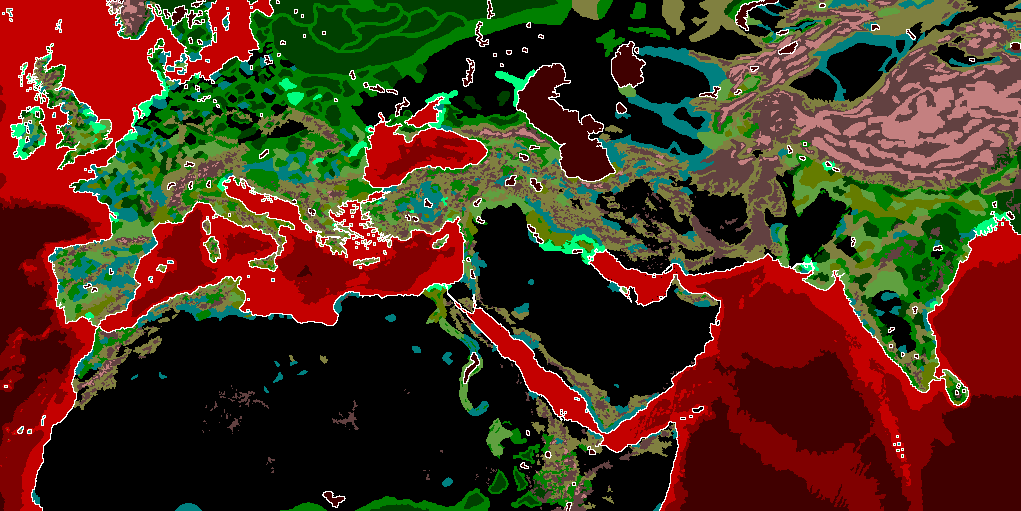
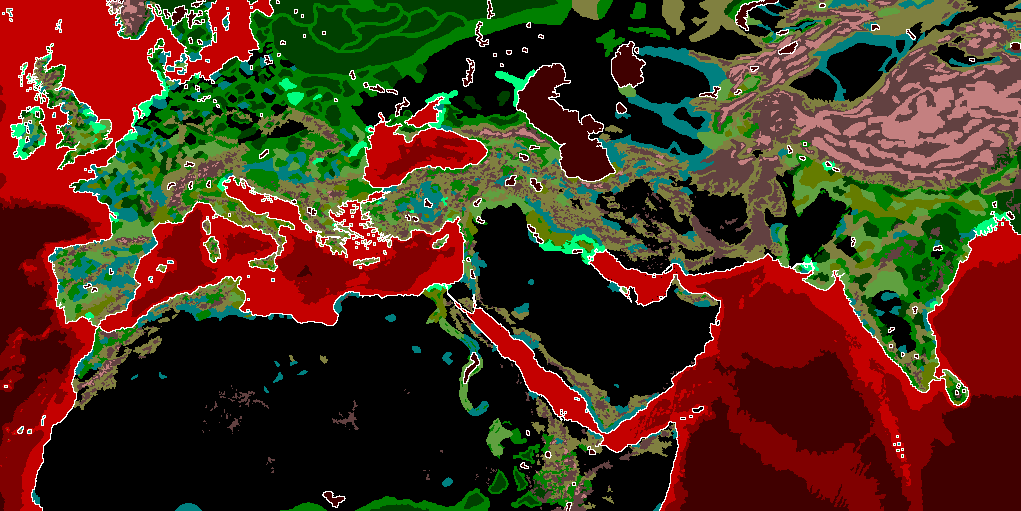
Layered file, before and after one edit (1021 x 511). Changes by layer:
painted on "map_ground_types" over 291, 200, 317, 216
